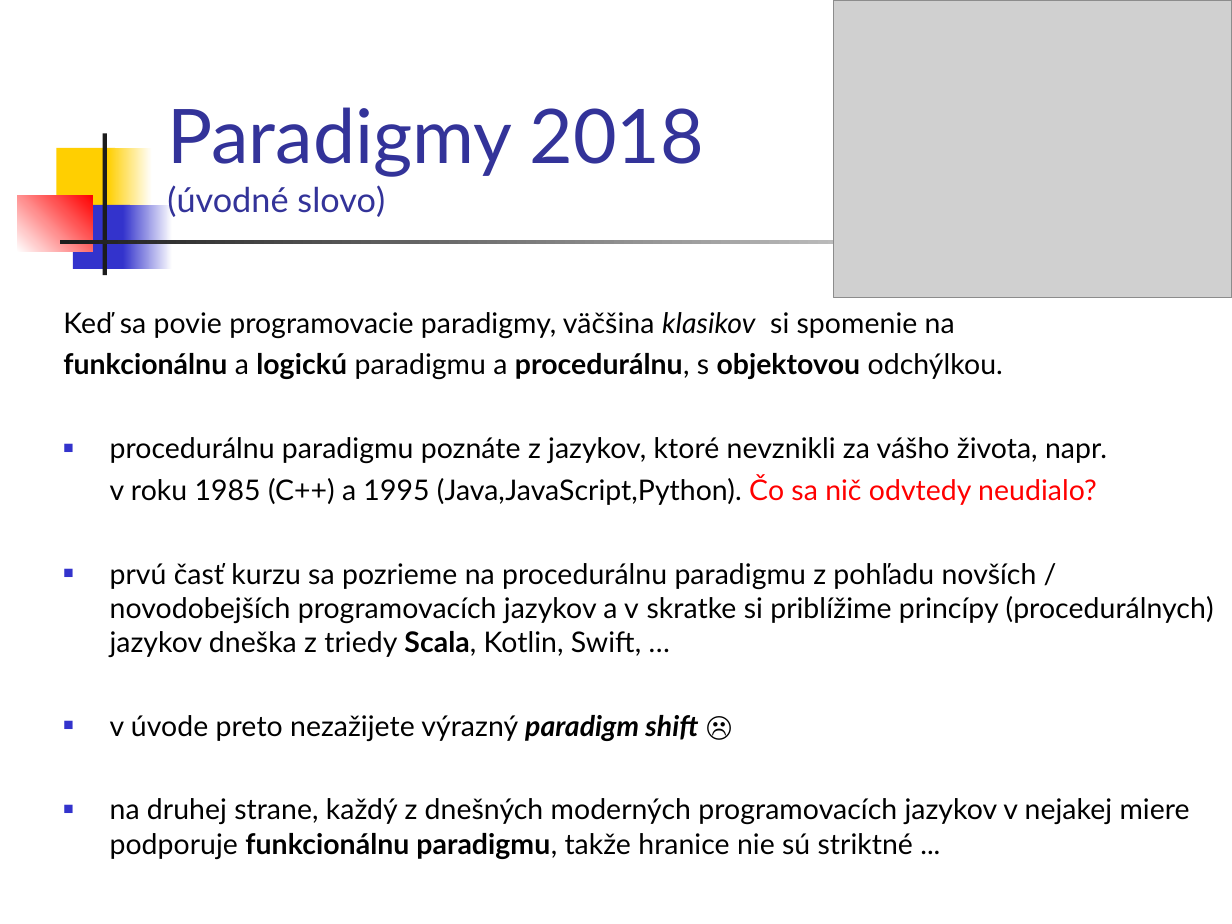
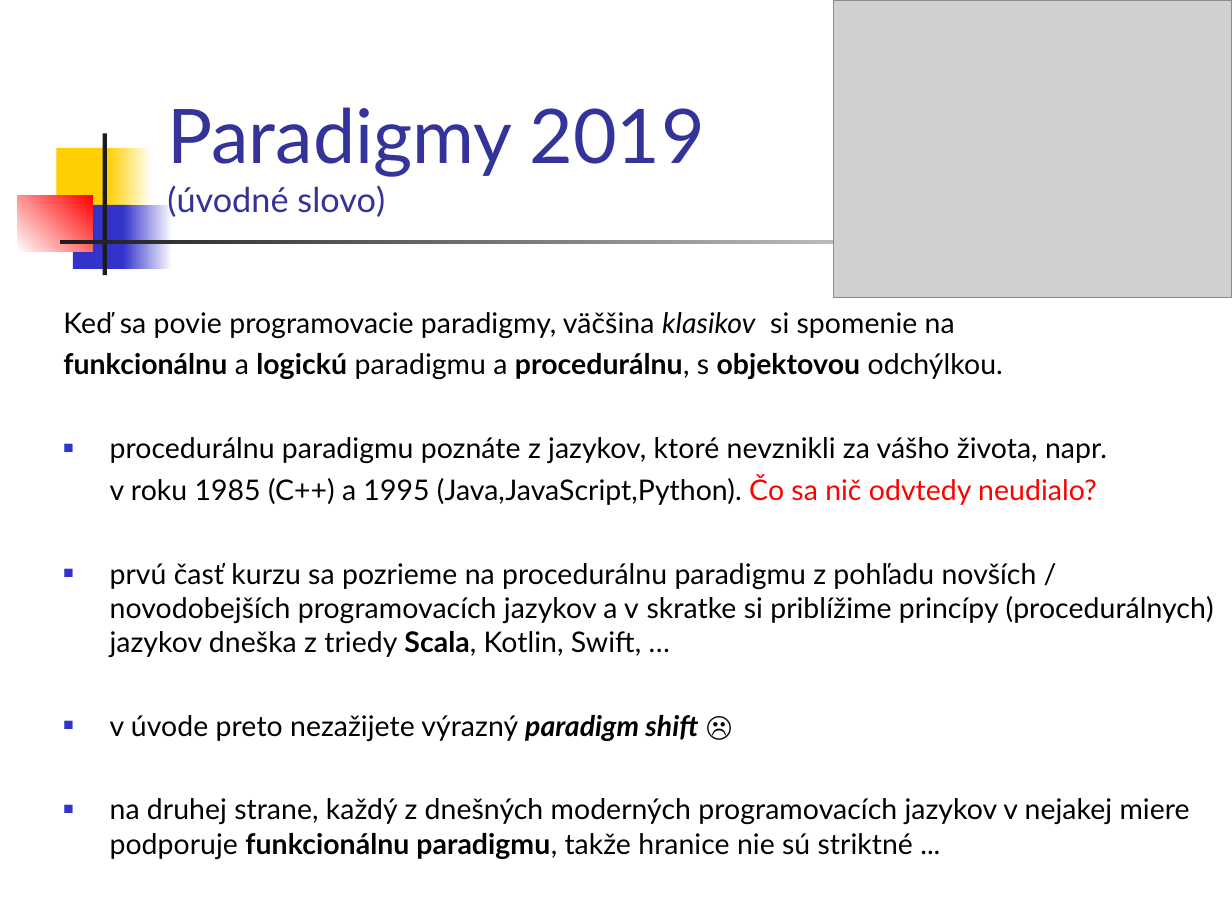
Before and after one commit to paradigmy/Prednasky, a slide deck: slide 2 of 01/uvod.ppt. Drawn at 1232x924 pixels with LibreOffice and Linux fonts; fonts in the diff are those of the drawing; grey boxes stand for pictures. Boxes give left, top, right and bottom in pixels: in the first picture for what was removed or moved away, otherwise in the second. Text is boxed around its words. In the diff, an @@ line names an element or a change of style, - is before the commit and + after.

```diff
--- a/01/uvod.ppt
+++ b/01/uvod.ppt
@@ title at box(167, 107, 705, 217): text changed @@
-Paradigmy 2018
-(úvodné slovo)
+Paradigmy 2019
+(úvodné slovo)
```
Also in this commit, not shown: 3 other slides changed, 1 other file.
